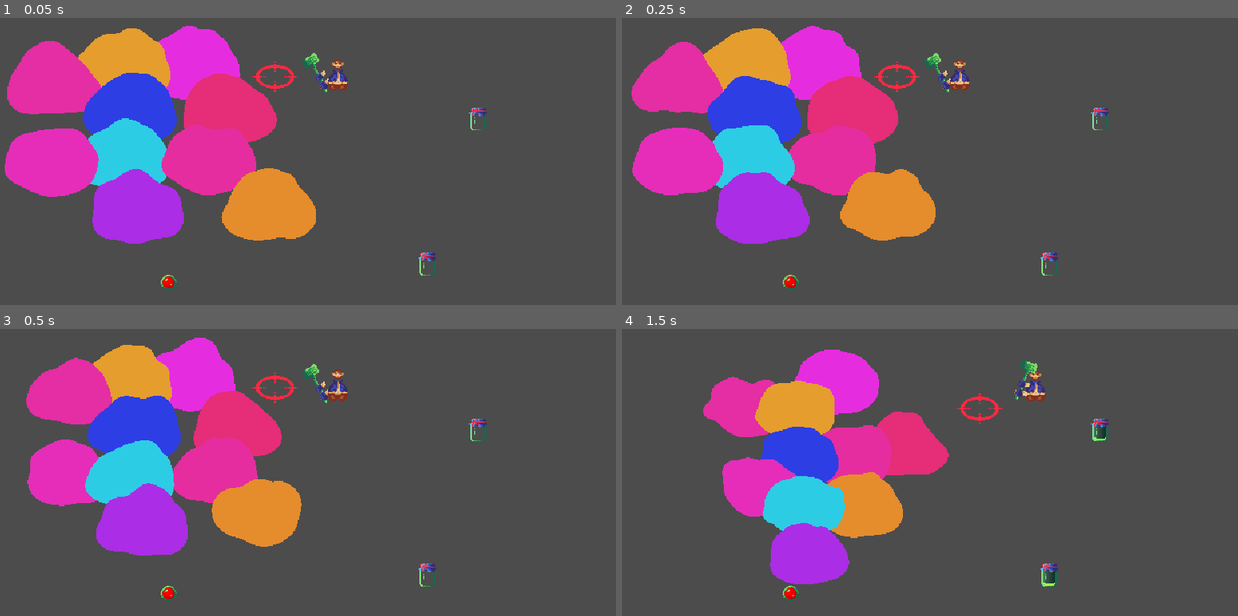
Above: before the commit, frames 1-4 (two rows, left to right).
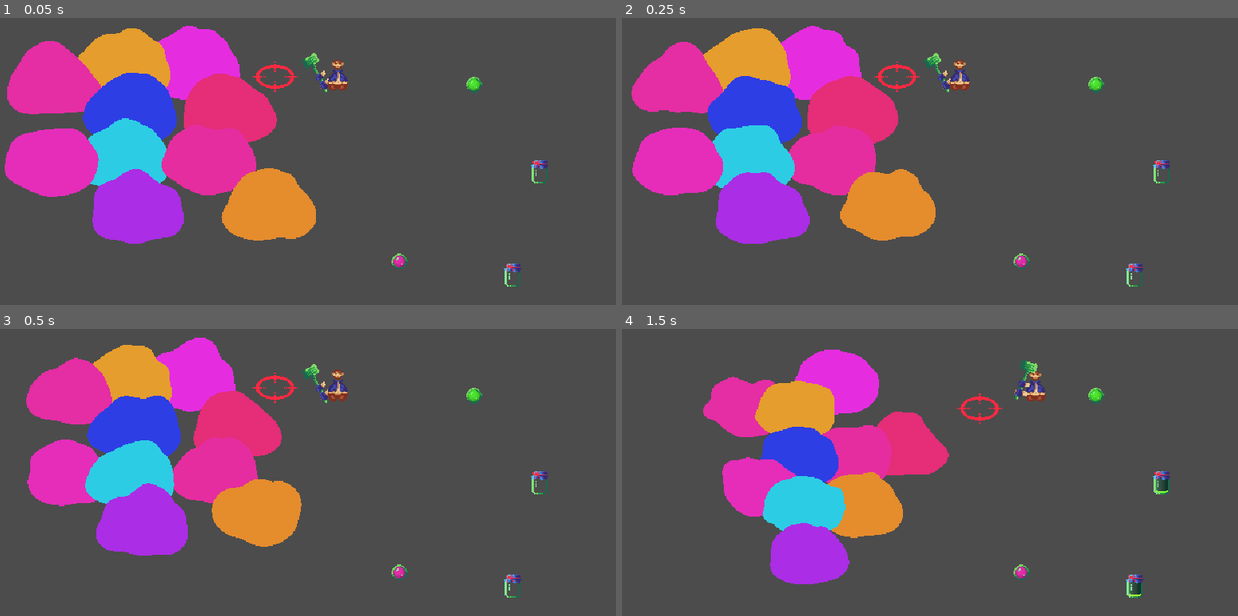
Above: after the commit, the same moments.

Repository: MetRiko/LD-2023-01
Game: Godot game, scene res://Root.tscn
Two runs of this game, one before a commit and one after it. Both use one fixed random seed, a clock stepped at 60 frames per second and the inputs below. The engine's default icon, where the game draws it, is replaced by a stand-in: a white triangle on a blue panel in a dark square.
Inputs (mouse positions are in pixels of both pictures, inside the frame that each line leads up to):
- Up to frame 1 (0.05 s): no input
- Up to frame 2 (0.25 s): no input
- Up to frame 3 (0.5 s): no input
- Up to frame 4 (1.5 s): tap Enter at 0.5 s; move the mouse to (1059, 486) at 0.52 s; hold D (game_right) 0.53-1.25 s; hold Right mouse button (game_action) 0.53-1.25 s; click (1059, 486) at 0.8 s; drag from (794, 521) to (1047, 420) at 1.27 s

The runs differ from the first frame. In frame 1, 0.8% of the frame differs, in the area x 26-90%, y 20-96%; in frame 2, 0.8%; in frame 3, 0.8%; in frame 4, 1.1%.

Commit message:
Add SlimeEgg that can spawn Slime

Diff:
--- a/Game.gd
+++ b/Game.gd
@@ -6,3 +6,6 @@
 
 func add_particle(particle : Node):
 	slimes.add_child(particle)
+
+func add_slime(slime : Node):
+	slimes.add_child(slime)
--- a/pickable/SlimeEgg.gd
+++ b/pickable/SlimeEgg.gd
@@ -1,10 +1,24 @@
 extends Pickable
 class_name SlimeEgg
+
+const slime_tscn := preload("res://slimes/Slime.tscn")
+
+func set_ready_to_break():
+	$Timer.start(3)
+
+func _crack_egg():
+	var slime = slime_tscn.instance()
+	Game.add_slime(slime)
+	queue_free()
+	slime.global_position = position
+	slime.set_color($Inside.modulate)
 
 func _on_pickable_changed(pickable: bool):
 	$Egg.frame = int(pickable)
 
 func _ready():
 	connect("is_pickable_changed", self, "_on_pickable_changed")
+	$Timer.connect("timeout", self, "_crack_egg")
 
+	$Inside.modulate = Color.from_hsv(randf(), 0.8, 0.9)
 	$Egg.frame = 0
--- a/pickable/SlimeEgg.tscn
+++ b/pickable/SlimeEgg.tscn
@@ -8,6 +8,7 @@
 height = 8.0
 
 [node name="SlimeEgg" type="Area2D"]
+collision_layer = 4
 script = ExtResource( 2 )
 
 [node name="Inside" type="Sprite" parent="."]
@@ -23,3 +24,6 @@
 [node name="CollisionShape" type="CollisionShape2D" parent="."]
 visible = false
 shape = SubResource( 1 )
+
+[node name="Timer" type="Timer" parent="."]
+one_shot = true
--- a/pickable/SlimeJar.tscn
+++ b/pickable/SlimeJar.tscn
@@ -17,6 +17,7 @@
 height = 8.0
 
 [node name="SlimeJar" type="Area2D"]
+collision_layer = 4
 script = ExtResource( 2 )
 
 [node name="Liquid" type="Sprite" parent="."]
--- a/player/Hammer.tscn
+++ b/player/Hammer.tscn
@@ -79,8 +79,7 @@
 script = ExtResource( 2 )
 
 [node name="Body" type="Node2D" parent="."]
-position = Vector2( -3, 6.88223 )
-rotation = 1.09997
+position = Vector2( -3, 0 )
 
 [node name="Sprite" type="Sprite" parent="Body"]
 position = Vector2( 10, -7 )
--- a/player/Player.gd
+++ b/player/Player.gd
@@ -6,7 +6,7 @@
 
 onready var anim := $Anim
 onready var hammer := $Hammer
-onready var hammerHitbox := $HammerHitbox
+onready var hammer_hitbox := $HammerHitbox
 onready var start_hammer_pos : Vector2
 var hammer_locked_pos := Vector2.ZERO
 var move_direction := Vector2.ZERO
@@ -17,7 +17,7 @@
 	hammer.connect("hit", self, "_on_hit")
 
 func _on_hit():
-	for area in hammerHitbox.get_overlapping_areas():
+	for area in hammer_hitbox.get_overlapping_areas():
 		var slime = area.get_parent()
 		if slime is Slime:
 			slime.do_squish()
@@ -26,6 +26,15 @@
 	if event.is_action_pressed("game_swing") and hammer.visible:
 		hammer_locked_pos = hammer.position
 		hammer.play_swing()
+	elif event.is_action_pressed("game_swing") and $Pocket.get_child_count() > 0:
+		var obj = $Pocket.get_child(0)
+		if obj is SlimeEgg:
+			obj.drop_on(get_parent())
+			obj.position = position
+			obj.get_node("Egg").visible = false
+			obj.set_pickable(false)
+			obj.set_ready_to_break()
+			_enable_hammer()
 	if event.is_action_pressed("game_action"):
 		if $Pocket.get_child_count() == 0:
 			for area in $PickingHitbox.get_overlapping_areas():
@@ -34,8 +43,7 @@
 					if obj.is_pickable():
 						obj.pick_by($Pocket)
 						obj.position = Vector2.ZERO
-						hammer.visible = false
-						hammerHitbox.visible = false
+						_disable_hammer()
 						break
 	if event.is_action_released("game_action"):
 		if $Pocket.get_child_count() > 0:
@@ -44,12 +52,11 @@
 			if obj is SlimeJar:
 				obj.reset_angle_level_with_animation()
 			obj.position = position
-			hammer.visible = true
-			hammerHitbox.visible = true
+			_enable_hammer()
 
 func _process(_delta):
 	var viewing_angle = _get_viewing_angle()
-	hammerHitbox.global_position = global_position + hammer.hammer_elipse_vec * 4.0
+	hammer_hitbox.global_position = global_position + hammer.hammer_elipse_vec * 4.0
 
 	if $Pocket.get_child_count() > 0:
 		var jar = $Pocket.get_child(0)
@@ -88,6 +95,17 @@
 		if anim.current_animation != "Idle":
 			anim.play("Idle")
 
+func _enable_hammer():
+	hammer.visible = true
+	hammer_hitbox.visible = true
+
+func _disable_hammer():
+	hammer.visible = false
+	hammer_hitbox.visible = false
+
+func _is_hammer_enabled():
+	return hammer.visible
+
 func _get_distance_to_mouse():
 	var diff = get_viewport().get_mouse_position() - get_transform().get_origin()
 	return sqrt(pow(diff.x, 2.0) + pow(diff.y, 2.0))
--- a/player/Player.tscn
+++ b/player/Player.tscn
@@ -135,10 +135,6 @@
 [node name="Hammer" parent="." instance=ExtResource( 3 )]
 position = Vector2( 0, -0.189999 )
 
-[node name="Body" parent="Hammer" index="0"]
-position = Vector2( -3, 0 )
-rotation = 0.0
-
 [node name="HammerHitbox" type="Area2D" parent="."]
 position = Vector2( 0, 14 )
 rotation = 1.57079
@@ -157,6 +153,7 @@
 position = Vector2( 0, -30 )
 
 [node name="PickingHitbox" type="Area2D" parent="."]
+collision_mask = 4
 
 [node name="Shape" type="CollisionShape2D" parent="PickingHitbox"]
 rotation = 1.57079
--- a/slimes/Slime.gd
+++ b/slimes/Slime.gd
@@ -53,6 +53,10 @@
 		squish_tween.kill()
 	squish_tween = get_tree().create_tween()
 	squish_tween.tween_method(self, "_on_squish", 0.0, 1.0, 1.2)
+
+func set_color(color : Color):
+	current_color = color
+	shader.set_shader_param("u_color", current_color)
 
 func _on_squish(x : float):
 	x = x * PI
--- a/slimes/SlimeTesting.tscn
+++ b/slimes/SlimeTesting.tscn
@@ -54,13 +54,16 @@
 position = Vector2( 291, 189 )
 
 [node name="SlimeJar" parent="Slimes" instance=ExtResource( 4 )]
-position = Vector2( 501, 104 )
+position = Vector2( 563, 157 )
 
 [node name="SlimeJar2" parent="Slimes" instance=ExtResource( 4 )]
-position = Vector2( 450, 250 )
+position = Vector2( 536, 261 )
 
 [node name="SlimeEgg" parent="Slimes" instance=ExtResource( 5 )]
-position = Vector2( 190, 269 )
+position = Vector2( 422, 248 )
+
+[node name="SlimeEgg2" parent="Slimes" instance=ExtResource( 5 )]
+position = Vector2( 497, 70 )
 
 [node name="Wall_1" type="StaticBody2D" parent="."]
 physics_material_override = SubResource( 3 )
